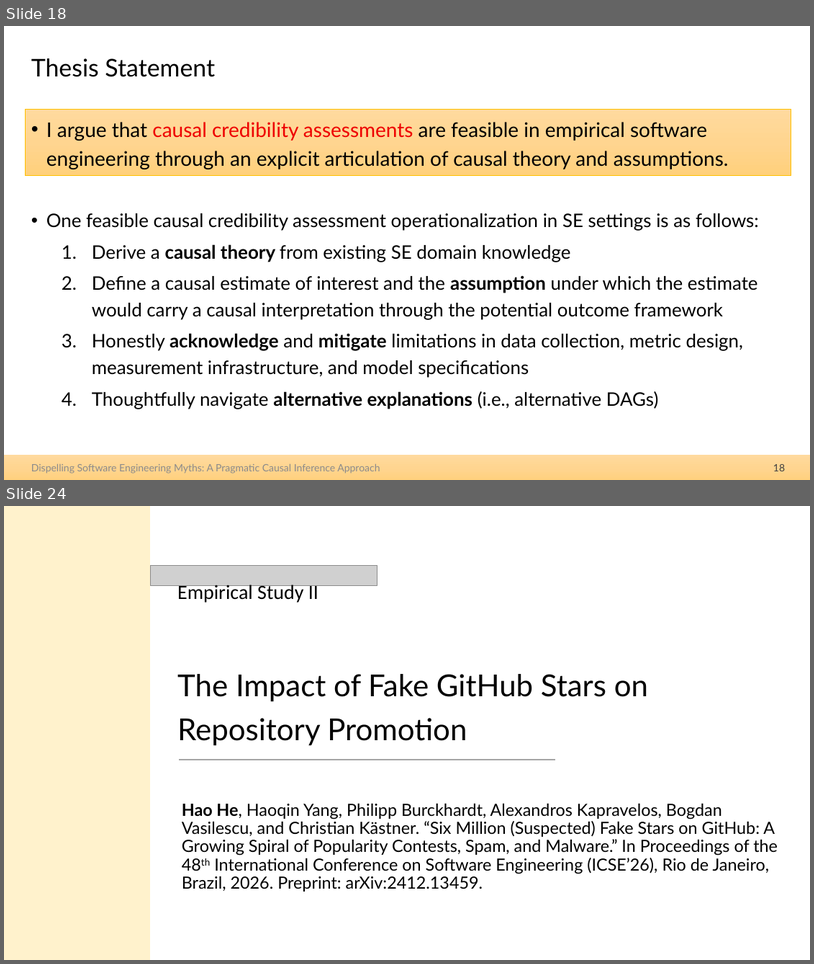
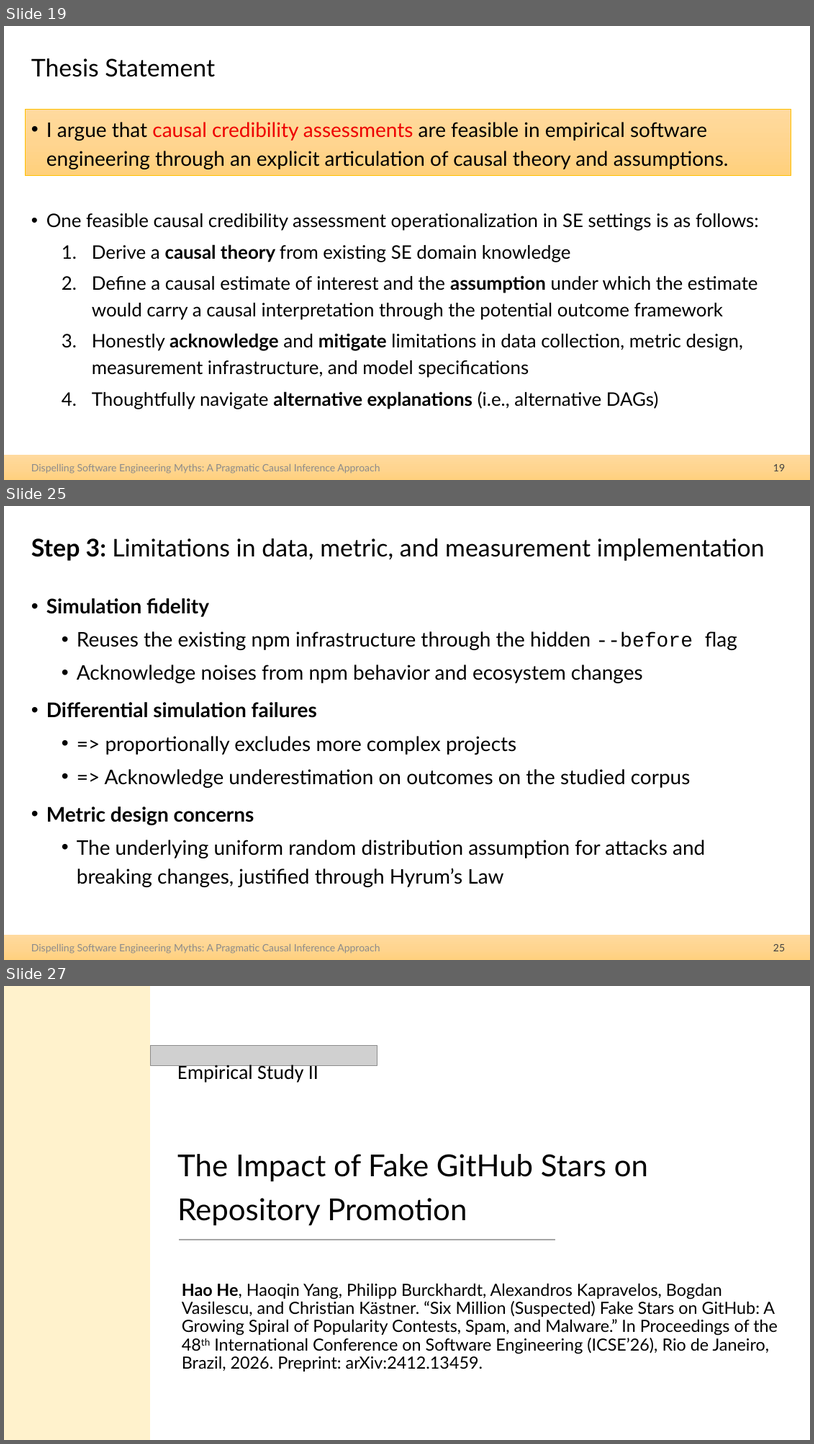
Before and after one commit to hehao98/Thesis, a slide deck: 2026.09.21-Thesis Defense.pptx. Shown one above the other, each under a label of ours: slides 18 and 24 before the commit, slides 19, 25 and 27 after it; the slides between them are not shown. The pictures are 814x964 and 814x1444 pixels, drawn with LibreOffice and Linux fonts; fonts in the diff are those of the drawing; grey boxes stand for pictures. Boxes give left, top, right and bottom in pixels: in the first picture for what was removed or moved away, otherwise in the second. Text is boxed around its words. In the diff, an @@ line names an element or a change of style, - is before the commit and + after.

```diff
--- a/2026.09.21-Thesis Defense.pptx
+++ b/2026.09.21-Thesis Defense.pptx
@@ slide 25 added at (x1=4, y1=506, x2=810, y2=960), background #FFFFFF; not listed: 1 template element that a slide beside it also shows @@
@@ title added at (x1=31, y1=538, x2=765, y2=561), 29 pt, text #000000 @@
+Step 3: Limitations in data, metric, and measurement implementation
@@ text added at (x1=46, y1=598, x2=738, y2=887), 24 pt, text #000000 @@
+• Simulation fidelity
+  • Reuses the existing npm infrastructure through the hidden --before flag
+  • Acknowledge noises from npm behavior and ecosystem changes
+• Differential simulation failures
+  • => proportionally excludes more complex projects
+  • => Acknowledge underestimation on outcomes on the studied corpus
+• Metric design concerns
+  • The underlying uniform random distribution assumption for attacks and breaking changes, justified through Hyrum’s Law
@@ text added at (x1=31, y1=944, x2=380, y2=953), 12 pt, text #8C8C8C @@
+Dispelling Software Engineering Myths: A Pragmatic Causal Inference Approach
@@ page number added at (x1=774, y1=944, x2=785, y2=951), 12 pt, text #404040 @@
+25
@@ what was slide 18 is now slide 19 @@
@@ page number at (x1=774, y1=464, x2=785, y2=471): text changed @@
-18
+19
@@ what was slide 24 is now slide 27 @@
```
Also in this commit, not shown: 10 slides changed, 14 other slides added, 5 slides removed.
